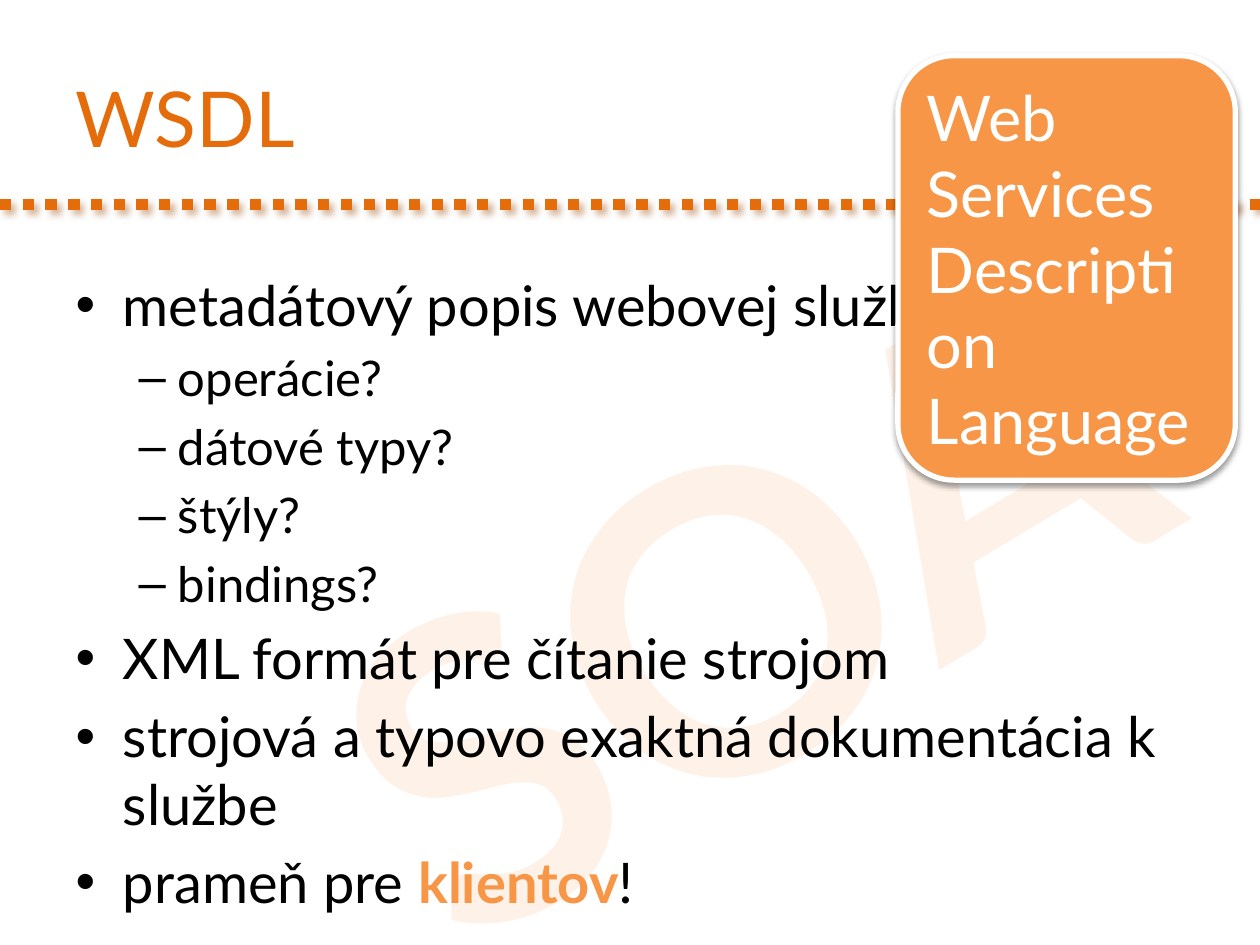
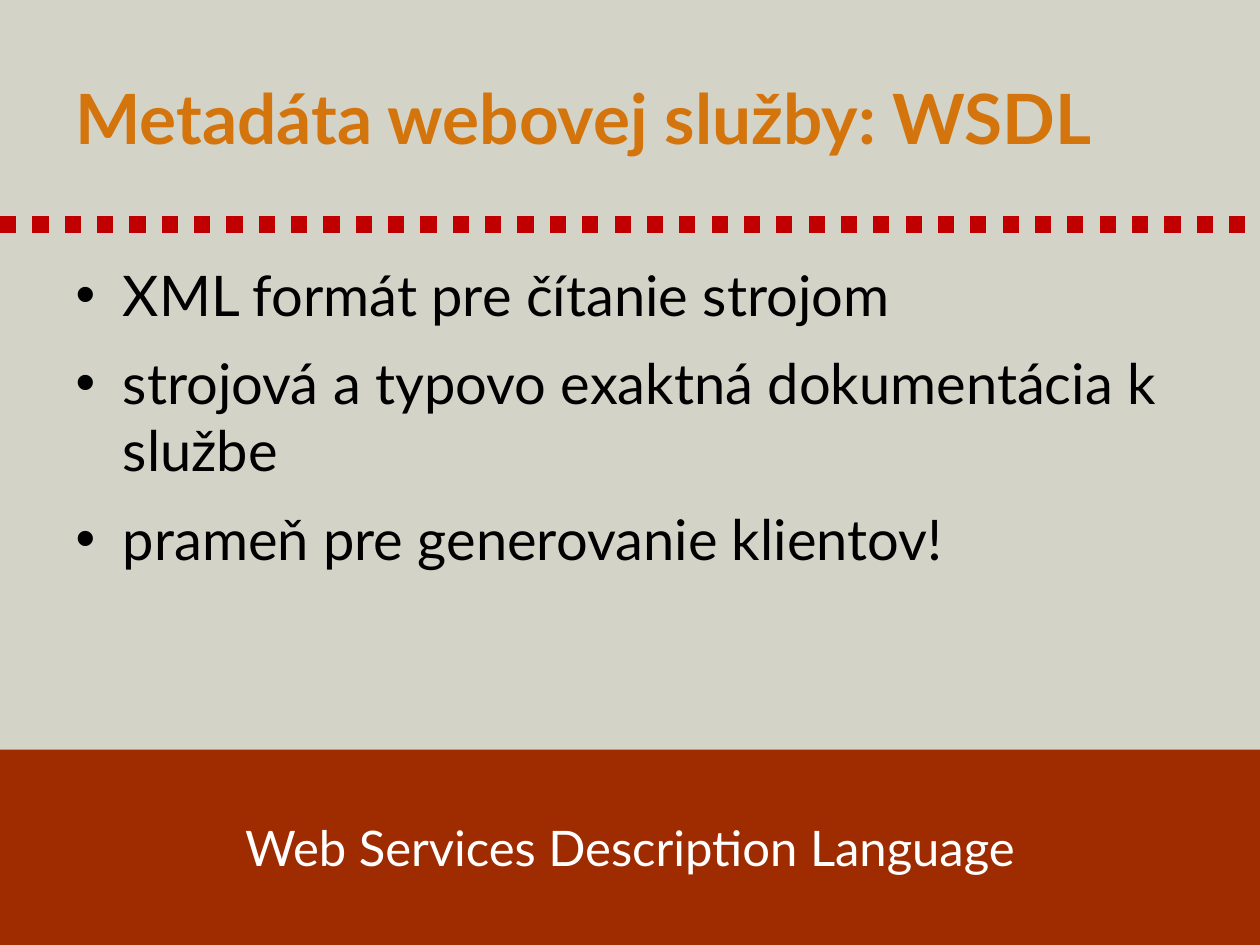
Before and after one commit to novotnyr/kopr-portal, a slide deck: slide 41 of content/soap-web-services/kopr-soap-web-services.pptx (slide 33 before the commit). Drawn at 1260x945 pixels with LibreOffice and Linux fonts; fonts in the diff are those of the drawing. Boxes give left, top, right and bottom in pixels: in the first picture for what was removed or moved away, otherwise in the second. Text is boxed around its words. In the diff, an @@ line names an element or a change of style, - is before the commit and + after.

Commit message:
Slajdy k SOAP aktualizovane do 2022

```diff
--- a/content/soap-web-services/kopr-soap-web-services.pptx
+++ b/content/soap-web-services/kopr-soap-web-services.pptx
@@ background #FFFFFF to #D3D3C8 @@
@@ text removed at (233,65,1260,945) @@
-SOAP
@@ title at (76,92,1092,157): text changed; size 44 to 39.6 pt; text colour #E46C0A to #D3750C; bold on @@
-WSDL
+Metadáta webovej služby: WSDL
@@ line moved from (0, 204) - (1260, 204) to (0, 224) - (1260, 224) @@
@@ line (0, 224) - (1260, 224): stroke #E46C0A 6.5 pt dashed to #C00000 9.25 pt dashed @@
@@ text at (123,277,946,611): paragraphs removed @@
-• metadátový popis webovej služby
-  – operácie?
-  – dátové typy?
-  – štýly?
-  – bindings?
@@ text at (123,275,1155,472): more space between paragraphs @@
@@ text at (123,518,943,570): text changed @@
-• prameň pre klientov!
+• prameň pre generovanie klientov!
@@ rectangle "Web Services Description Language": place and size @@
-rectangle "Web Services Description Language" at (898,55,1236,480)
+rectangle "Web Services Description Language" at (0,750,1260,945)
@@ rectangle "Web Services Description Language" at (0,750,1260,945): size 36 to 28 pt; alignment left to centre; more space between paragraphs; rounded rectangle to rectangle; fill #F79646 to #9F2B00; outline #FFFFFF 3 pt to none; shadow off @@
```
Also in this commit, not shown: 42 other slides changed, 18 slides added, 40 slides removed, 1 other file.
